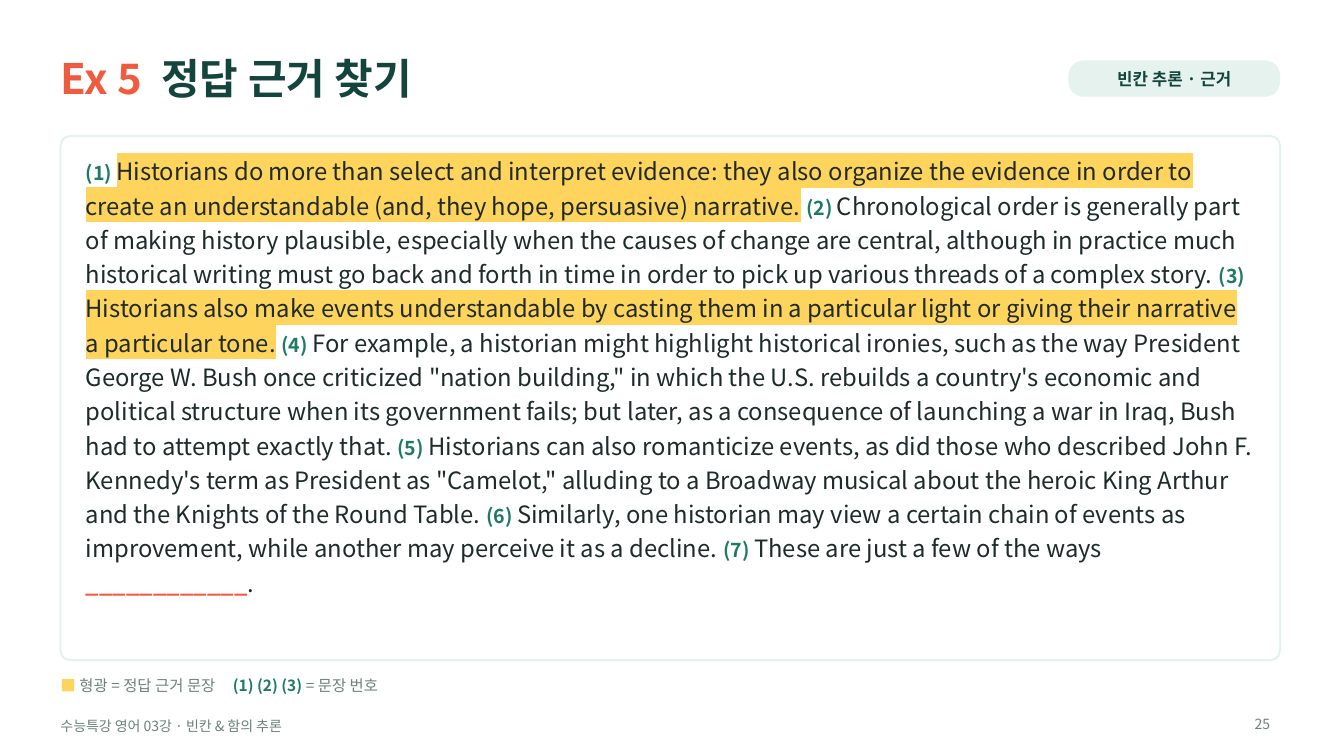
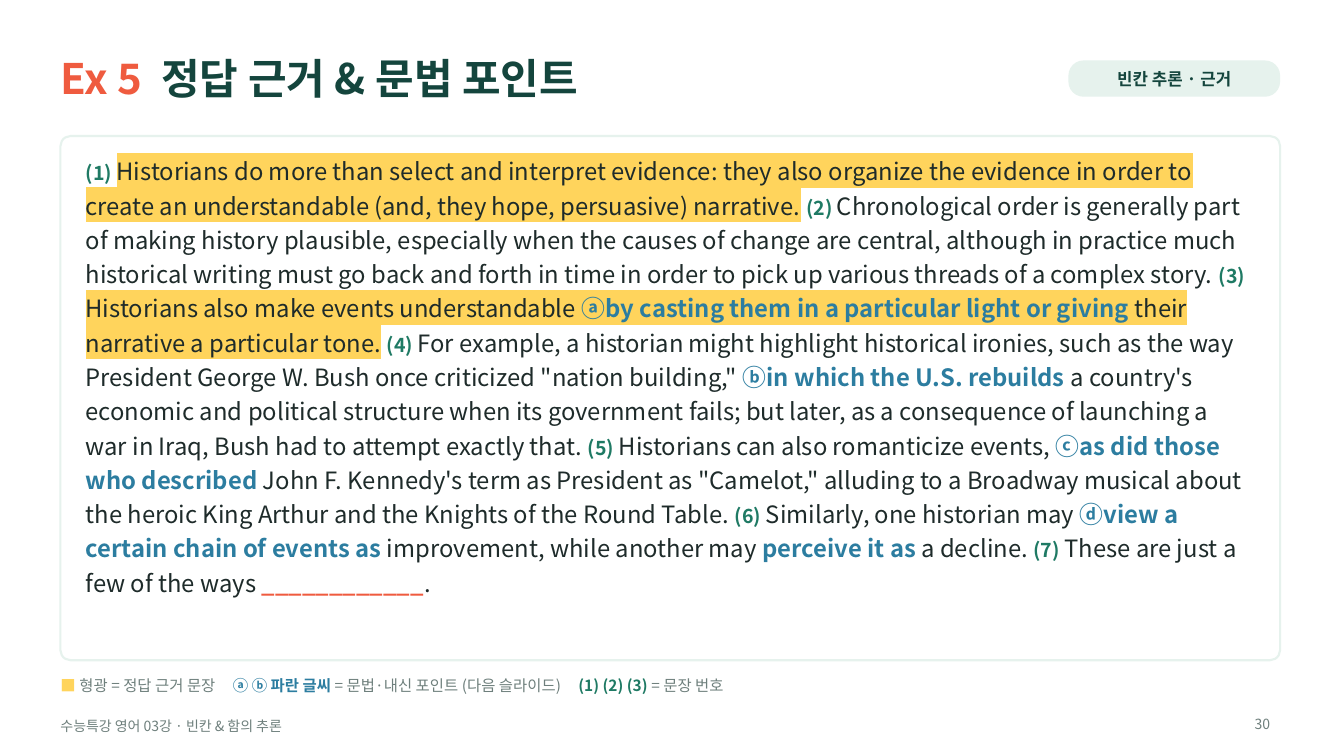
Before and after one commit to HUFSDavid/HUFSDavid, a slide deck: slide 30 of 수능특강_영어_03강_수업PPT.pptx (slide 25 before the commit). Drawn at 1344x756 pixels with LibreOffice and Linux fonts; fonts in the diff are those of the drawing. Boxes give left, top, right and bottom in pixels: in the first picture for what was removed or moved away, otherwise in the second. Text is boxed around its words. In the diff, an @@ line names an element or a change of style, - is before the commit and + after.

```diff
--- a/수능특강_영어_03강_수업PPT.pptx
+++ b/수능특강_영어_03강_수업PPT.pptx
@@ title at box(60, 58, 578, 98): text changed @@
-Ex 5 정답 근거 찾기
+Ex 5 정답 근거 & 문법 포인트
@@ text at box(86, 161, 1245, 598): text changed @@
-(1) Historians do more than select and interpret evidence: they also organize the evidence in order to create an understandable (and, they hope, persuasive) narrative. (2) Chronological order is generally part of making history plausible, especially when the causes of change are central, although in practice much historical writing must go back and forth in time in order to pick up various threads of a complex story. (3) Historians also make events understandable by casting them in a particular light or giving their narrative a particular tone. (4) For example, a historian might highlight historical ironies, such as the way President George W. Bush once criticized "nation building," in which the U.S. rebuilds a country's economic and political structure when its government fails; but later, as a consequence of launching a war in Iraq, Bush had to attempt exactly that. (5) Historians can also romanticize events, as did those who described John F. Kennedy's term as President as "Camelot," alluding to a Broadway musical about the heroic King Arthur and the Knights of the Round Table. (6) Similarly, one historian may view a certain chain of events as improvement, while another may perceive it as a decline. (7) These are just a few of the ways ____________.
+(1) Historians do more than select and interpret evidence: they also organize the evidence in order to create an understandable (and, they hope, persuasive) narrative. (2) Chronological order is generally part of making history plausible, especially when the causes of change are central, although in practice much historical writing must go back and forth in time in order to pick up various threads of a complex story. (3) Historians also make events understandable ⓐby casting them in a particular light or giving their narrative a particular tone. (4) For example, a historian might highlight historical ironies, such as the way President George W. Bush once criticized "nation building," ⓑin which the U.S. rebuilds a country's economic and political structure when its government fails; but later, as a consequence of launching a war in Iraq, Bush had to attempt exactly that. (5) Historians can also romanticize events, ⓒas did those who described John F. Kennedy's term as President as "Camelot," alluding to a Broadway musical about the heroic King Arthur and the Knights of the Round Table. (6) Similarly, one historian may ⓓview a certain chain of events as improvement, while another may perceive it as a decline. (7) These are just a few of the ways ____________.
@@ text at box(79, 678, 723, 694): text changed @@
-■ 형광 = 정답 근거 문장 (1) (2) (3) = 문장 번호
+■ 형광 = 정답 근거 문장 ⓐ ⓑ 파란 글씨 = 문법·내신 포인트 (다음 슬라이드) (1) (2) (3) = 문장 번호
@@ page number at box(1255, 718, 1271, 729): text changed @@
-25
+30
```
Also in this commit, not shown: 12 other slides changed, 13 slides added, 1 slide removed.
